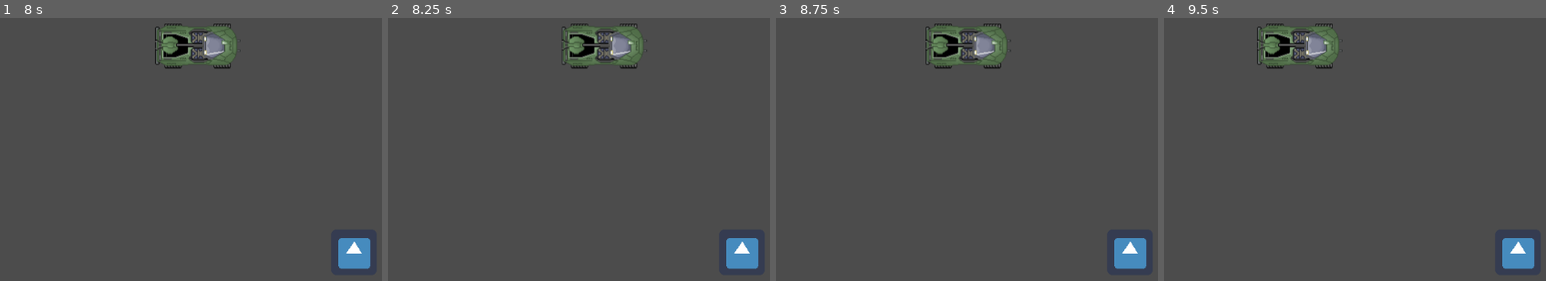
Above: before the commit, frames 1-4 (left to right).
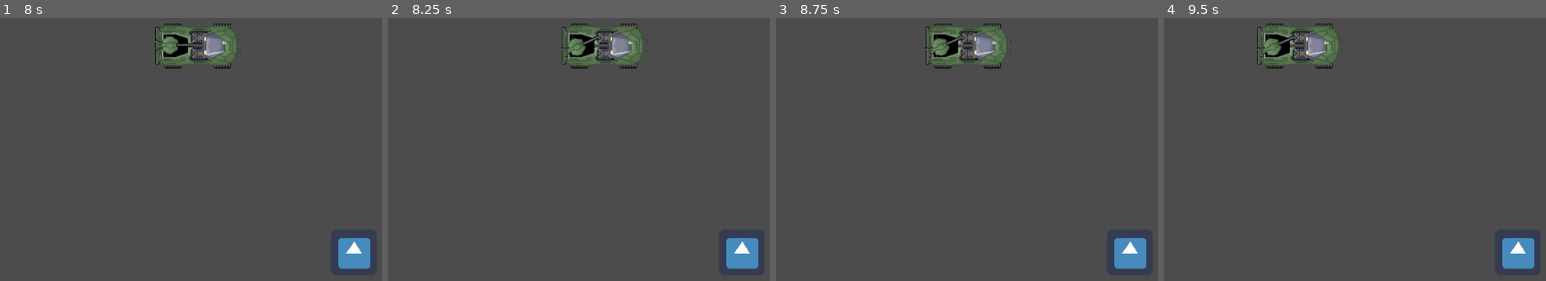
Above: after the commit, the same moments.

Repository: schneediener/Warthog
Game: Godot game, scene res://Node2D.tscn
The game is run twice, just before and just after one commit, with the same random seed, the same clock (stepped at 60 frames per second) and the same inputs. The engine's default icon, where the game draws it, is replaced by a stand-in: a white triangle on a blue panel in a dark square.
Inputs (mouse positions are in pixels of both pictures, inside the frame that each line leads up to):
- Up to frame 1 (8 s): tap Enter (ui_accept) at 0.5, 0.77, 1.25, 2, 2.75, 3.5, 3.77, 4.25, 6.77 s; move the mouse to (outside the picture) at 0.52 s; hold D (steer_right) 0.53-1.25 s; click (outside the picture) at 0.67 s; drag from (217, 236) to (34, 44) at 1.27 s; move the mouse to (outside the picture) at 2.02 s; hold D (steer_right) 2.03-2.75 s; drag from (outside the picture) to (145, 152) at 2.77 s; move the mouse to (outside the picture) at 3.52 s; hold A (steer_left) 3.53-4.25 s; drag from (145, 152) to (255, 107) at 4.27 s; move the mouse to (outside the picture) at 5.02 s; hold S (brake) 5.03-5.75 s; click (outside the picture) at 5.17 s; drag from (255, 107) to (217, 236) at 5.77 s; move the mouse to (outside the picture) at 6.52 s; hold W (accelerate) 6.53-7.25 s; drag from (217, 236) to (30, 44) at 7.27 s
- Up to frame 2 (8.25 s): move the mouse to (outside the picture) at 8.02 s; hold S (brake) from 8.03 s (still down)
- Up to frame 3 (8.75 s): keep holding S (brake)
- Up to frame 4 (9.5 s): release S (brake) at 8.75 s; drag from (outside the picture) to (1309, 152) at 8.77 s

Frame 1 is identical in both runs. In frame 2, 0.2% of the frame differs, in the area x 45-56%, y 6-16%; in frame 3, 0.2%; in frame 4, 0.3%, in the area x 24-35%, y 6-16%.

Commit message:
basic enemy spawning

Diff:
--- a/Node2D.tscn
+++ b/Node2D.tscn
@@ -6,6 +6,7 @@
 [ext_resource path="res://turret.gd" type="Script" id=4]
 [ext_resource path="res://shotLarge.png" type="Texture" id=5]
 [ext_resource path="res://enemy.tscn" type="PackedScene" id=6]
+[ext_resource path="res://game.gd" type="Script" id=7]
 
 [sub_resource type="RectangleShape2D" id=1]
 extents = Vector2( 52.5, 26 )
@@ -14,6 +15,7 @@
 radius = 232.009
 
 [node name="Node2D" type="Node2D"]
+script = ExtResource( 7 )
 
 [node name="KinematicBody2D" type="KinematicBody2D" parent="."]
 position = Vector2( 79, 62 )
@@ -60,7 +62,33 @@
 
 [node name="bullet_container" type="Node2D" parent="."]
 
-[node name="KinematicBody2D2" parent="." instance=ExtResource( 6 )]
+[node name="spawn_container" type="Node2D" parent="."]
+
+[node name="Position2D" type="Position2D" parent="spawn_container"]
+position = Vector2( -42, 330 )
+
+[node name="Position2D2" type="Position2D" parent="spawn_container"]
+position = Vector2( 500, 640 )
+
+[node name="Position2D3" type="Position2D" parent="spawn_container"]
+position = Vector2( 1089, 307 )
+
+[node name="Position2D4" type="Position2D" parent="spawn_container"]
+position = Vector2( 502, -43 )
+
+[node name="Position2D5" type="Position2D" parent="spawn_container"]
+position = Vector2( -42, 625 )
+
+[node name="Position2D6" type="Position2D" parent="spawn_container"]
+position = Vector2( 1019, -55 )
+
+[node name="enemy_container" type="Node2D" parent="."]
+
+[node name="KinematicBody2D2" parent="enemy_container" instance=ExtResource( 6 )]
 position = Vector2( 497, 352 )
 
+[node name="spawn_timer" type="Timer" parent="."]
+autostart = true
+
 [connection signal="timeout" from="KinematicBody2D/turret/FiringRate" to="KinematicBody2D/turret" method="_on_FiringRate_timeout"]
+[connection signal="timeout" from="spawn_timer" to="." method="_on_spawn_timer_timeout"]
--- a/enemy.gd
+++ b/enemy.gd
@@ -1,6 +1,9 @@
 extends KinematicBody2D
 
 var type = "enemy"
+var subtype = "creep"
+onready var player = get_node("/root/Node2D/KinematicBody2D")
+onready var remaining_dist = global_position.distance_to(player.global_position)
 # Declare member variables here. Examples:
 # var a = 2
 # var b = "text"
@@ -10,6 +13,11 @@
 func _ready():
 	pass # Replace with function body.
 
+func _physics_process(delta):
+	remaining_dist = global_position.distance_to(player.global_position)
+
+func get_distance():
+	return remaining_dist
 
 # Called every frame. 'delta' is the elapsed time since the previous frame.
 #func _process(delta):
--- /dev/null
+++ b/game.gd
@@ -0,0 +1,26 @@
+extends Node2D
+
+
+# Declare member variables here. Examples:
+# var a = 2
+# var b = "text"
+
+
+# Called when the node enters the scene tree for the first time.
+func _ready():
+	pass # Replace with function body.
+
+
+# Called every frame. 'delta' is the elapsed time since the previous frame.
+#func _process(delta):
+#	pass
+
+
+func _on_spawn_timer_timeout():
+	var enemy_instance = load("res://enemy.tscn").instance()
+
+	randomize()
+	var spawn_point = randi() % 6
+	var spawn_array = $spawn_container.get_children()
+	enemy_instance.global_position = spawn_array[spawn_point].global_position
+	$enemy_container.add_child(enemy_instance)
Not shown: 1 places in Node2D.tscn that only renumber resources
